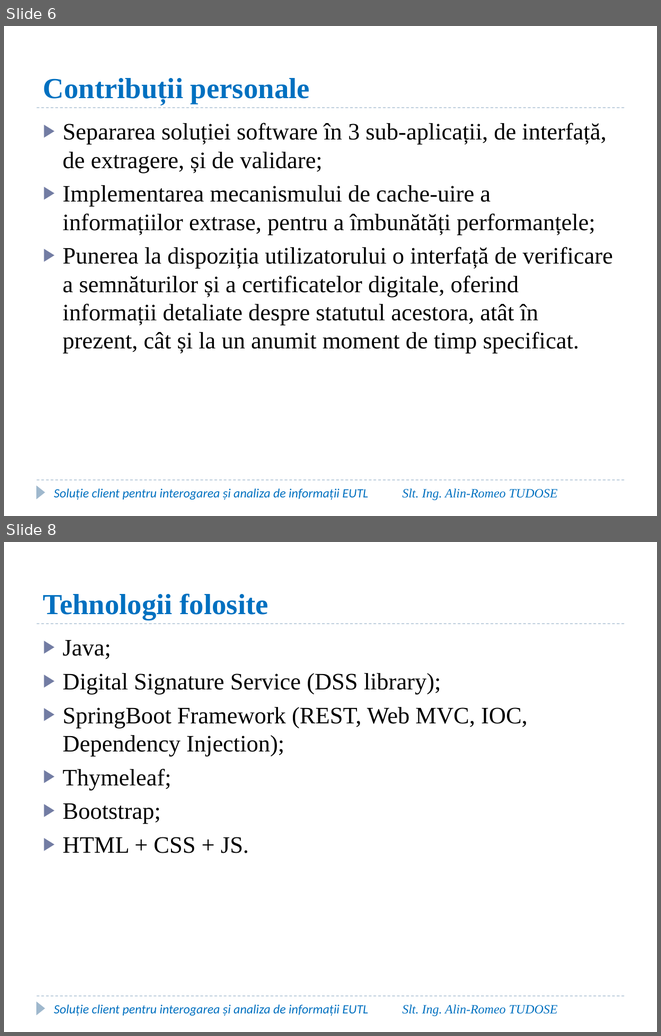
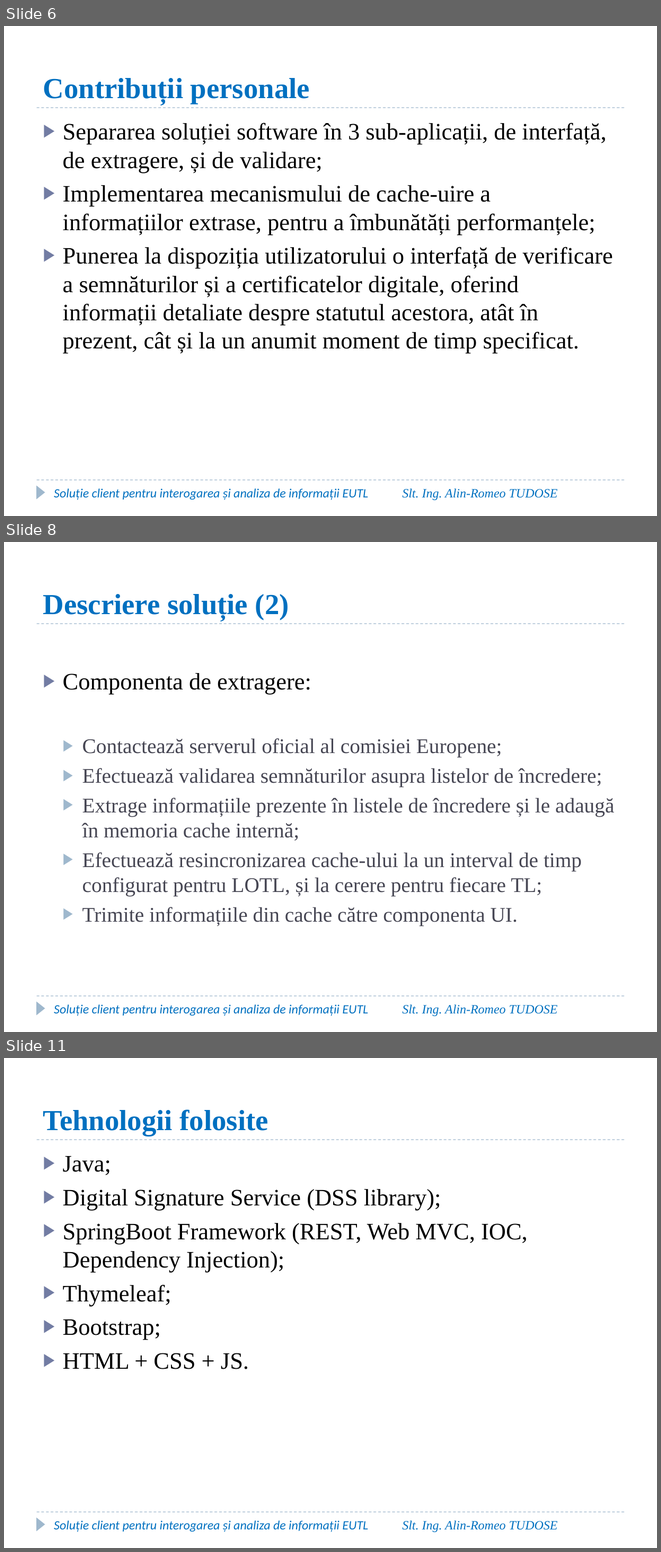
Before and after one commit to AlinTudose98/Disertatie, a slide deck: Documentatie/Prezentare_Disertatie_Tudose_Alin.pptx. Shown one above the other, each under a label of ours: slides 6 and 8 before the commit, slides 6, 8 and 11 after it; the slides between them are not shown. The pictures are 661x1036 and 661x1552 pixels, drawn with LibreOffice and Linux fonts; fonts in the diff are those of the drawing; background and template pictures are left out. Boxes give left, top, right and bottom in pixels: in the first picture for what was removed or moved away, otherwise in the second. Text is boxed around its words. In the diff, an @@ line names an element or a change of style, - is before the commit and + after.

```diff
--- a/Documentatie/Prezentare_Disertatie_Tudose_Alin.pptx
+++ b/Documentatie/Prezentare_Disertatie_Tudose_Alin.pptx
@@ slide 8 added at (4, 542, 657, 1032), background #FFFFFF; not listed: 3 template elements that a slide beside it also shows @@
@@ title added at (43, 594, 289, 620), 32 pt, text #0070C0, bold @@
+Descriere soluție (2)
@@ text added at (63, 673, 614, 926), 23 pt, text #464653 @@
+▶ Componenta de extragere:
+  ▶ Contactează serverul oficial al comisiei Europene;
+  ▶ Efectuează validarea semnăturilor asupra listelor de încredere;
+  ▶ Extrage informațiile prezente în listele de încredere și le adaugă în memoria cache internă;
+  ▶ Efectuează resincronizarea cache-ului la un interval de timp configurat pentru LOTL, și la cerere pentru fiecare TL;
+  ▶ Trimite informațiile din cache către componenta UI.
@@ text added at (54, 1004, 368, 1016), 14 pt, text #0070C0, italic @@
+Soluție client pentru interogarea și analiza de informații EUTL
@@ text added at (402, 1004, 558, 1016), 14 pt, text #0070C0, italic @@
+Slt. Ing. Alin-Romeo TUDOSE
@@ what was slide 8 is now slide 11 @@
```
Also in this commit, not shown: 1 slide changed, 2 other slides added.
